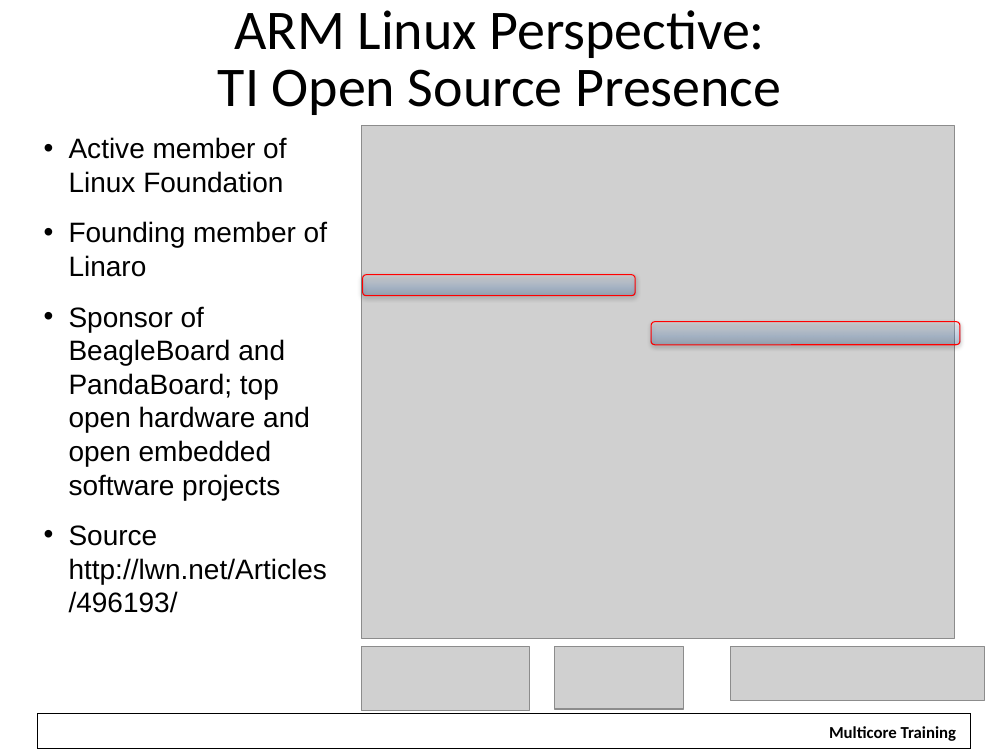
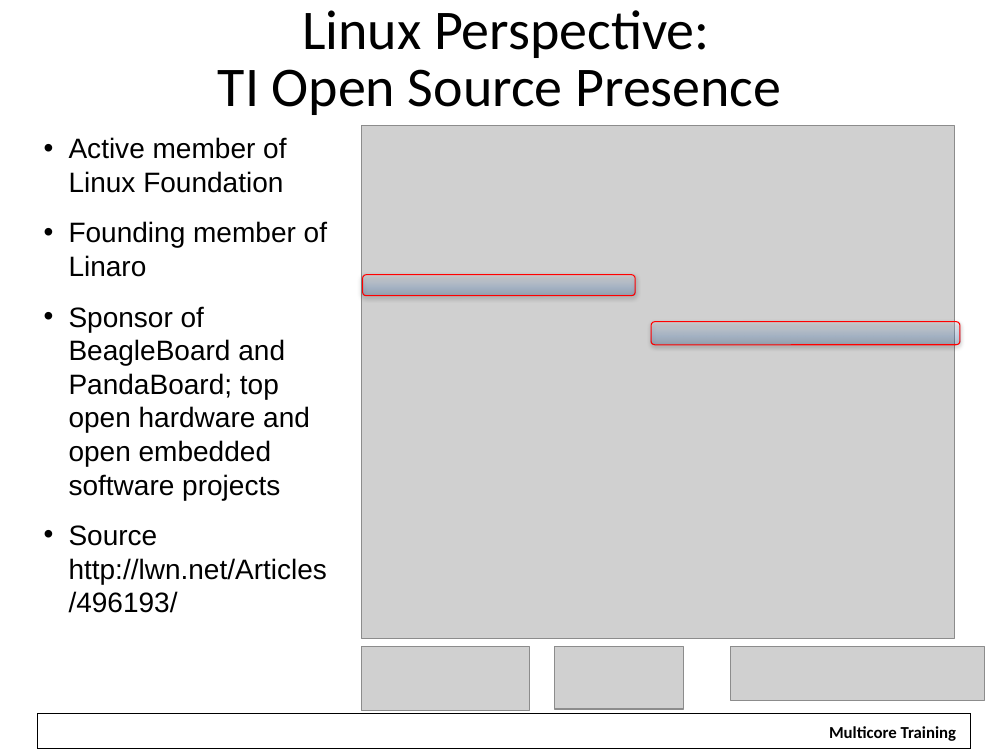
Before and after one commit to hari1989/keystone-workshop, a slide deck: slide 19 of preliminary/Working/presentations/KS1-2 SW Overview.pptx (slide 20 before the commit). Drawn at 1008x756 pixels with LibreOffice and Linux fonts; fonts in the diff are those of the drawing; grey boxes stand for pictures; background and template pictures are left out. Boxes give left, top, right and bottom in pixels: in the first picture for what was removed or moved away, otherwise in the second. Text is boxed around its words. In the diff, an @@ line names an element or a change of style, - is before the commit and + after.

```diff
--- a/preliminary/Working/presentations/KS1-2 SW Overview.pptx
+++ b/preliminary/Working/presentations/KS1-2 SW Overview.pptx
@@ text at [218,10,781,115]: text changed @@
-ARM Linux Perspective:
-TI Open Source Presence
+Linux Perspective:
+TI Open Source Presence
```
Also in this commit, not shown: 20 other slides changed, 1 slide removed.
